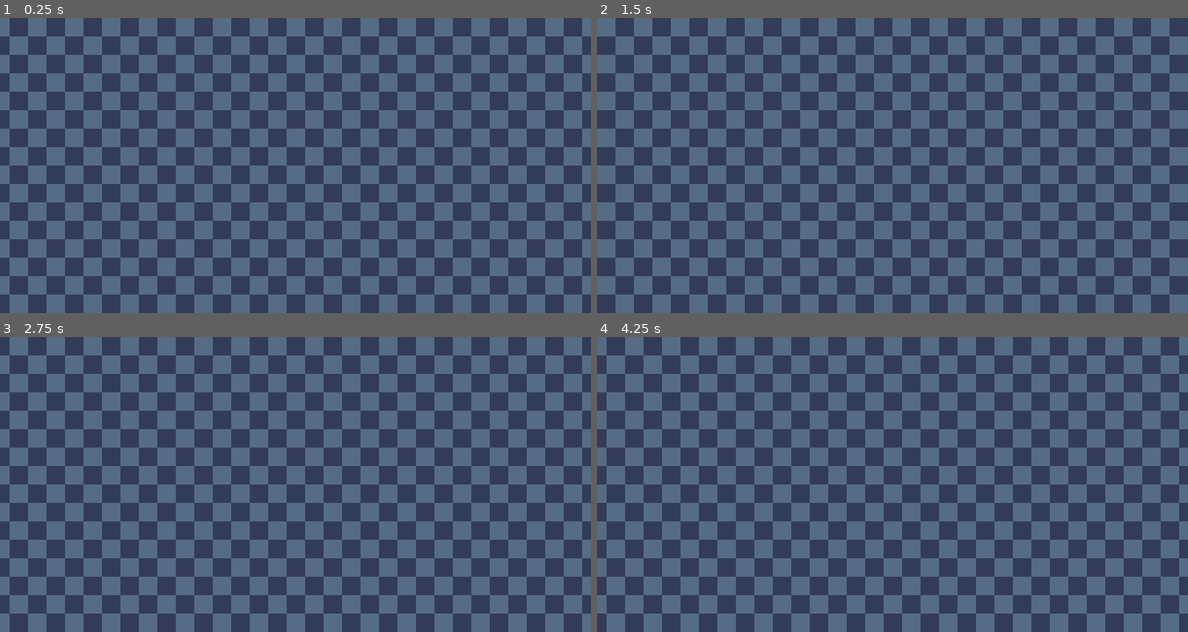
Above: before the commit, frames 1-4 (two rows, left to right).
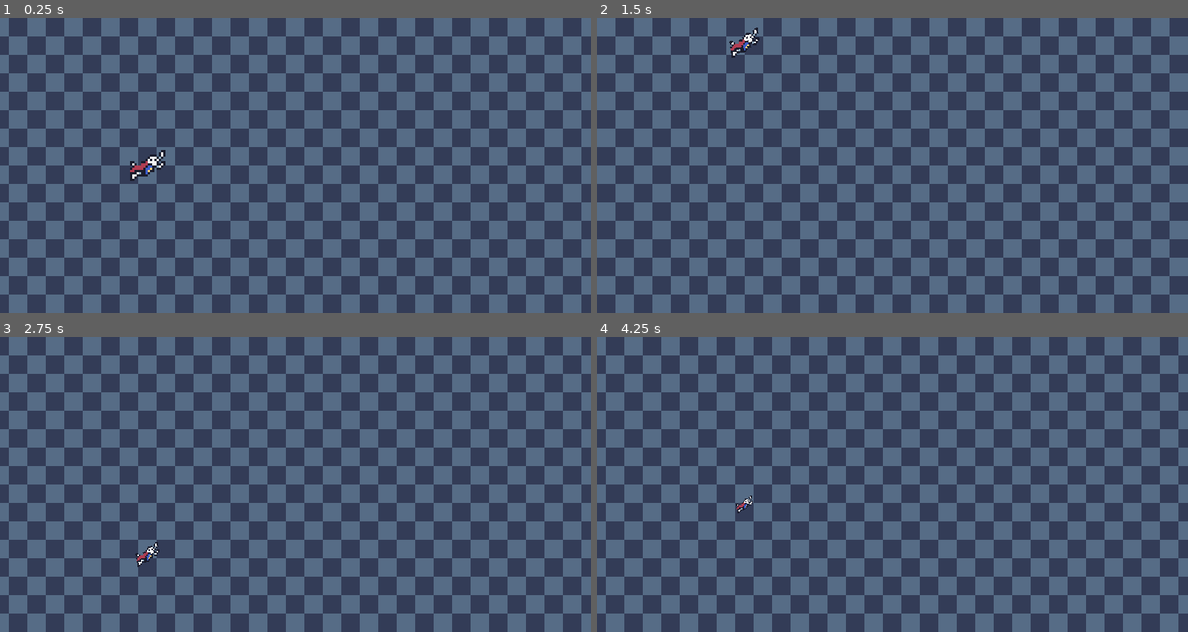
Above: after the commit, the same moments.

Repository: shadow-crafter/Super-Scale-Man
Game: Godot game, scene res://Scenes/game.tscn
The game is run twice, just before and just after one commit, with the same random seed, the same clock (stepped at 60 frames per second) and the same inputs.
Inputs:
- Up to frame 1 (0.25 s): no input
- Up to frame 2 (1.5 s): hold W (Move_up, bound only after the commit) 0.53-1.28 s; hold S (Move_down, bound only after the commit) from 1.28 s (still down)
- Up to frame 3 (2.75 s): release S (Move_down, bound only after the commit) at 2.03 s; hold W (Move_up, bound only after the commit) from 2.03 s (still down)
- Up to frame 4 (4.25 s): release W (Move_up, bound only after the commit) at 3.53 s; hold S (Move_down, bound only after the commit) from 3.53 s (still down)

The runs differ from the first frame. In frame 1, 4.3% of the frame differs, in the area x 1-99%, y 0-100%; in frame 2, 0.2%; in frame 3, 4.1%; in frame 4, 4.1%.

Commit message:
Add player + movement and start scaling

Diff:
--- /dev/null
+++ b/Scenes/Player/player.gd
@@ -0,0 +1,42 @@
+extends CharacterBody2D
+
+@export var move_speed: float = 256.0
+@export var acceleration: float = 256.0
+@export var rotation_max: float = deg_to_rad(45)
+@export var rot_speed: float = deg_to_rad(15)
+
+var speed: float = 0.0
+var rot: float = 0.0
+var tmp_scale: float = 2.0
+
+@onready var sprite: Sprite2D = $Sprite2D
+
+func _physics_process(delta: float) -> void:
+	scale_player(delta)
+	move_player(delta)
+	screenwrap()
+
+func move_player(delta: float) -> void:
+	var move_direction: float = Input.get_axis("Move_up", "Move_down")
+
+	speed = move_toward(speed, move_speed * move_direction, acceleration * delta)
+	velocity = Vector2(0, speed)
+
+	rot = move_toward(rot, rotation_max * move_direction, rot_speed * delta)
+	sprite.rotation = rot
+
+	move_and_slide()
+
+func scale_player(delta: float) -> void:
+	if Input.is_action_just_pressed("Scale_up"):
+		tmp_scale += 0.5
+	else:
+		tmp_scale = move_toward(tmp_scale, 0.15, 0.25 * delta)
+	tmp_scale = clampf(tmp_scale, 0.15, 16)
+	scale = Vector2(tmp_scale, tmp_scale)
+
+func screenwrap() -> void:
+	if position.y > (256 + 8 * tmp_scale):
+		position.y = 0
+	elif position.y < (0 - 8 * tmp_scale):
+		position.y = 256
--- /dev/null
+++ b/Scenes/Player/player.tscn
@@ -0,0 +1,19 @@
+[gd_scene load_steps=4 format=3 uid="uid://5n6urx74v1s6"]
+
+[ext_resource type="Script" path="res://Scenes/Player/player.gd" id="1_s0a70"]
+[ext_resource type="Texture2D" uid="uid://cf0haqwh42tyf" path="res://Assets/scaleman.png" id="1_w44t1"]
+
+[sub_resource type="CapsuleShape2D" id="CapsuleShape2D_2nhnc"]
+radius = 3.0
+height = 14.0
+
+[node name="Player" type="CharacterBody2D"]
+scale = Vector2(2, 2)
+script = ExtResource("1_s0a70")
+
+[node name="Sprite2D" type="Sprite2D" parent="."]
+texture = ExtResource("1_w44t1")
+
+[node name="CollisionShape2D" type="CollisionShape2D" parent="."]
+rotation = 1.5708
+shape = SubResource("CapsuleShape2D_2nhnc")
--- a/Scenes/game.tscn
+++ b/Scenes/game.tscn
@@ -1,16 +1,20 @@
-[gd_scene load_steps=2 format=3 uid="uid://cdl6gdcyomj70"]
+[gd_scene load_steps=3 format=3 uid="uid://cdl6gdcyomj70"]
 
 [ext_resource type="Texture2D" uid="uid://chb3gndcy71f8" path="res://Assets/grid.png" id="1_mbgbp"]
+[ext_resource type="PackedScene" uid="uid://5n6urx74v1s6" path="res://Scenes/Player/player.tscn" id="2_svo5w"]
 
 [node name="Game" type="Node2D"]
 
 [node name="ParallaxBackground" type="Node2D" parent="."]
 
 [node name="ParallaxLayer" type="Parallax2D" parent="ParallaxBackground"]
-repeat_size = Vector2(512, 256)
+repeat_size = Vector2(512, 0)
 autoscroll = Vector2(32, 0)
 follow_viewport = false
 
 [node name="Sprite2D" type="Sprite2D" parent="ParallaxBackground/ParallaxLayer"]
 texture = ExtResource("1_mbgbp")
 centered = false
+
+[node name="Player" parent="." instance=ExtResource("2_svo5w")]
+position = Vector2(128, 128)
--- a/project.godot
+++ b/project.godot
@@ -21,7 +21,28 @@
 window/size/viewport_height=256
 window/size/window_width_override=1024
 window/size/window_height_override=512
-window/stretch/mode="viewport"
+window/stretch/mode="canvas_items"
+
+[input]
+
+Move_up={
+"deadzone": 0.5,
+"events": [Object(InputEventKey,"resource_local_to_scene":false,"resource_name":"","device":-1,"window_id":0,"alt_pressed":false,"shift_pressed":false,"ctrl_pressed":false,"meta_pressed":false,"pressed":false,"keycode":0,"physical_keycode":87,"key_label":0,"unicode":119,"location":0,"echo":false,"script":null)
+, Object(InputEventKey,"resource_local_to_scene":false,"resource_name":"","device":-1,"window_id":0,"alt_pressed":false,"shift_pressed":false,"ctrl_pressed":false,"meta_pressed":false,"pressed":false,"keycode":0,"physical_keycode":4194320,"key_label":0,"unicode":0,"location":0,"echo":false,"script":null)
+]
+}
+Move_down={
+"deadzone": 0.5,
+"events": [Object(InputEventKey,"resource_local_to_scene":false,"resource_name":"","device":-1,"window_id":0,"alt_pressed":false,"shift_pressed":false,"ctrl_pressed":false,"meta_pressed":false,"pressed":false,"keycode":0,"physical_keycode":83,"key_label":0,"unicode":115,"location":0,"echo":false,"script":null)
+, Object(InputEventKey,"resource_local_to_scene":false,"resource_name":"","device":-1,"window_id":0,"alt_pressed":false,"shift_pressed":false,"ctrl_pressed":false,"meta_pressed":false,"pressed":false,"keycode":0,"physical_keycode":4194322,"key_label":0,"unicode":0,"location":0,"echo":false,"script":null)
+]
+}
+Scale_up={
+"deadzone": 0.5,
+"events": [Object(InputEventKey,"resource_local_to_scene":false,"resource_name":"","device":-1,"window_id":0,"alt_pressed":false,"shift_pressed":false,"ctrl_pressed":false,"meta_pressed":false,"pressed":false,"keycode":0,"physical_keycode":32,"key_label":0,"unicode":32,"location":0,"echo":false,"script":null)
+, Object(InputEventMouseButton,"resource_local_to_scene":false,"resource_name":"","device":-1,"window_id":0,"alt_pressed":false,"shift_pressed":false,"ctrl_pressed":false,"meta_pressed":false,"button_mask":1,"position":Vector2(91, 17),"global_position":Vector2(103, 74),"factor":1.0,"button_index":1,"canceled":false,"pressed":true,"double_click":false,"script":null)
+]
+}
 
 [rendering]
 
Binary file added: Assets/scaleman.png
Not shown, added: Assets/scaleman.png.import
